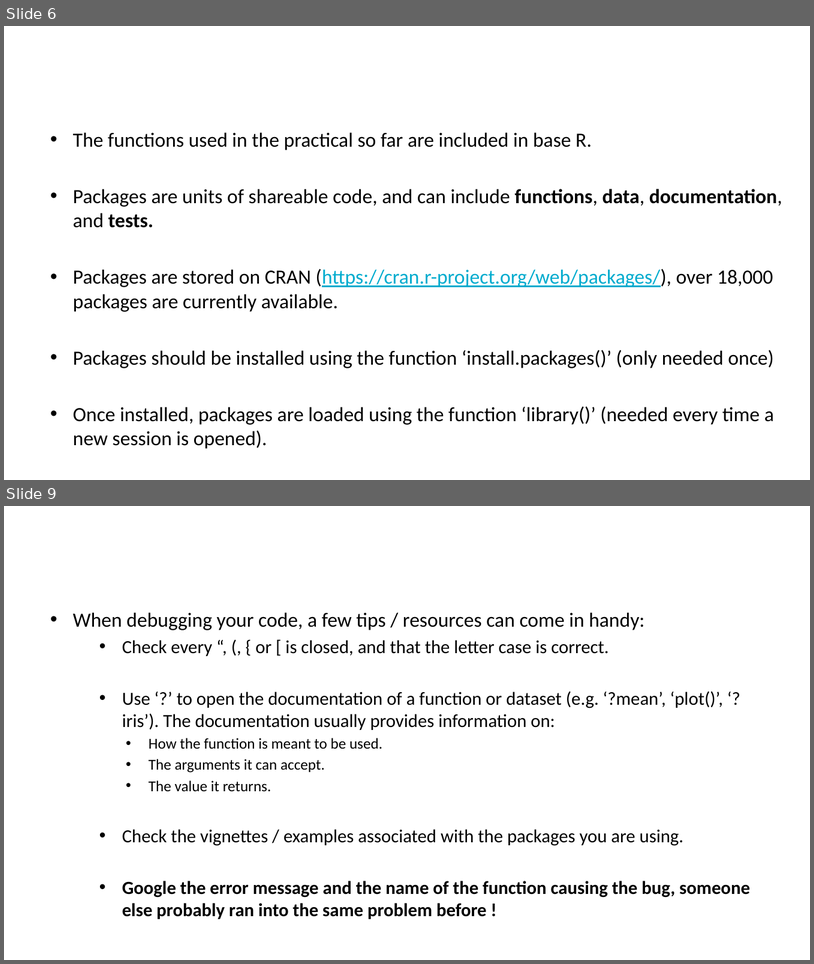
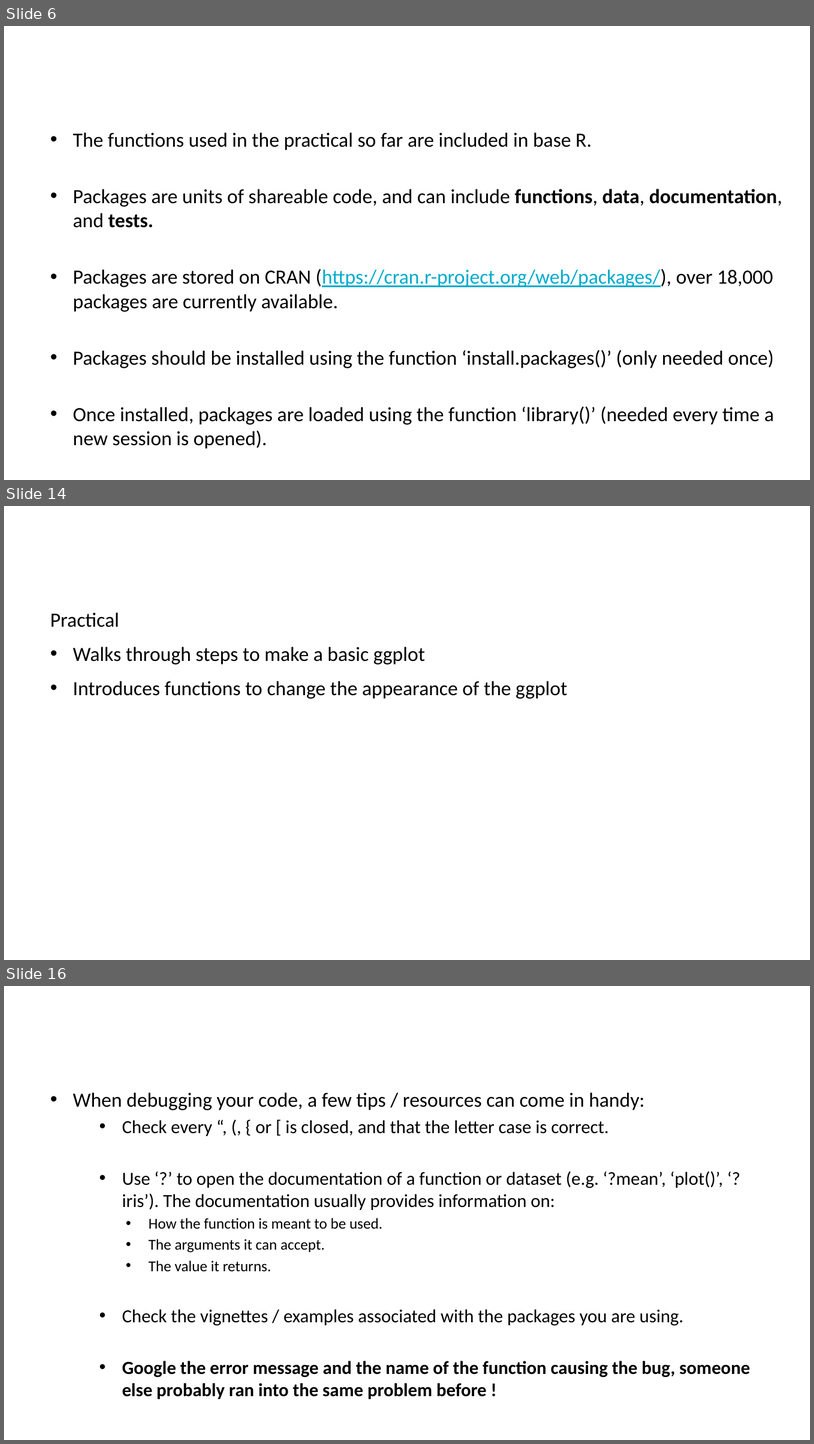
Before and after one commit to alxsrobert/intro_to_R_2022, a slide deck: session_2/SLIDES_introduction_to_R_2.pptx. Shown one above the other, each under a label of ours: slides 6 and 9 before the commit, slides 6, 14 and 16 after it; the slides between them are not shown. The pictures are 814x964 and 814x1444 pixels, drawn with LibreOffice and Linux fonts; fonts in the diff are those of the drawing; background and template pictures are left out. Boxes give left, top, right and bottom in pixels: in the first picture for what was removed or moved away, otherwise in the second. Text is boxed around its words. In the diff, an @@ line names an element or a change of style, - is before the commit and + after.

Commit message:
Add slides on ggplot2

```diff
--- a/session_2/SLIDES_introduction_to_R_2.pptx
+++ b/session_2/SLIDES_introduction_to_R_2.pptx
@@ slide 14 added at (4, 506, 810, 960), background picture (left out) @@
@@ title added at (50, 612, 119, 627), 32 pt, text #FFFFFF @@
+Practical
@@ text added at (73, 646, 567, 699), 24 pt, text #000000 @@
+Practical
+• Walks through steps to make a basic ggplot
+• Introduces functions to change the appearance of the ggplot
@@ what was slide 9 is now slide 16 @@
```
Also in this commit, not shown: 3 slides changed, 6 other slides added.
